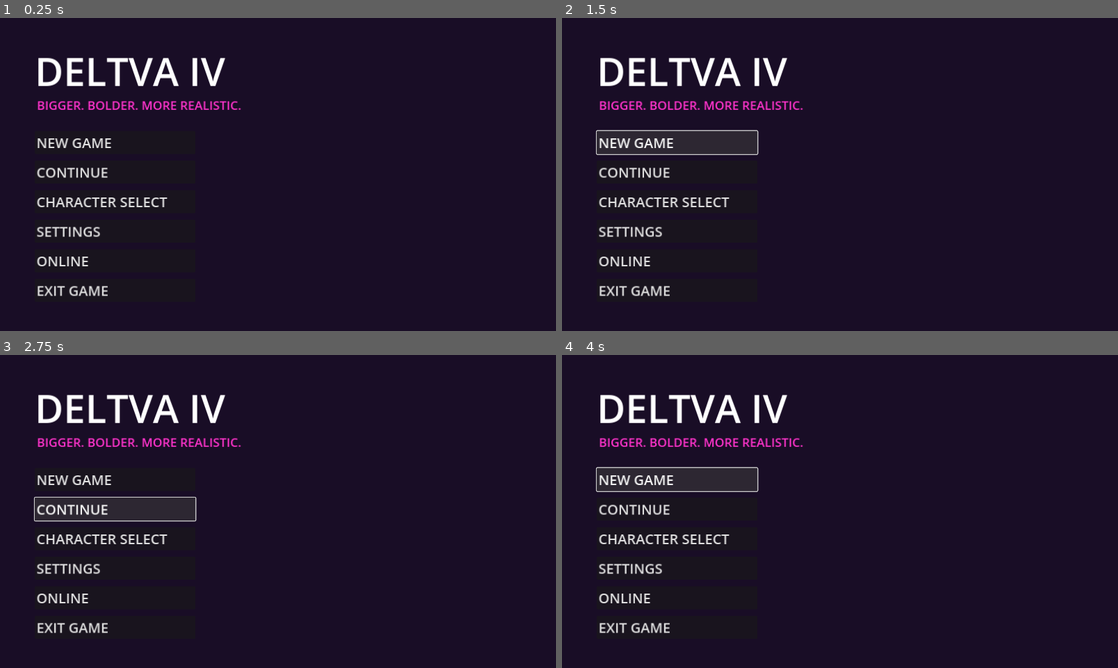
Above: before the commit, frames 1-4 (two rows, left to right).
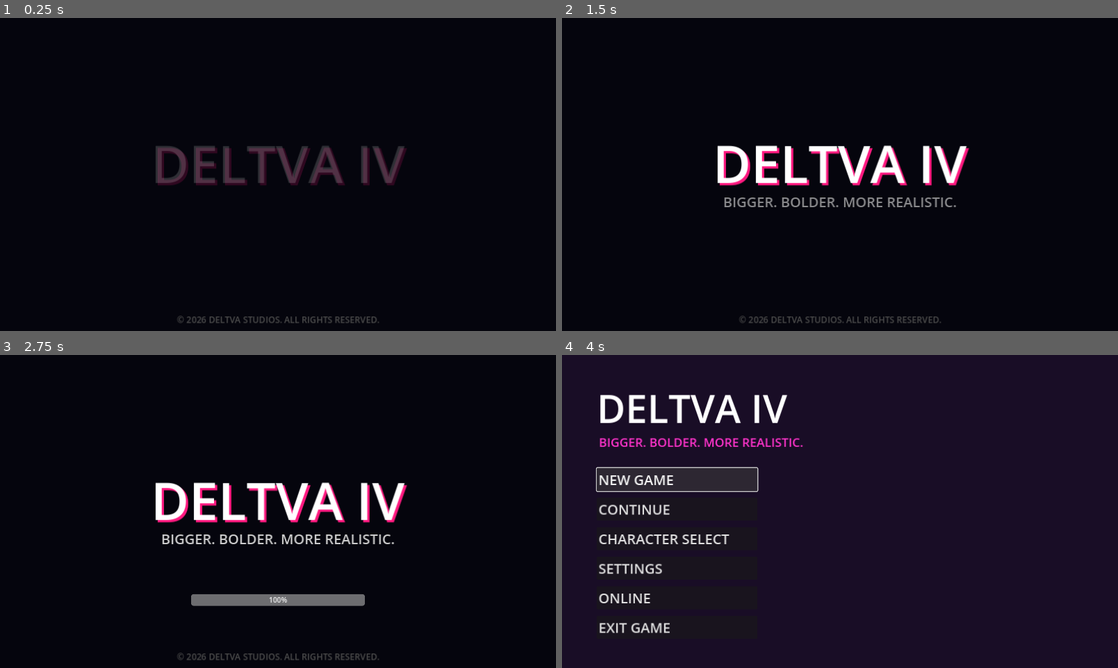
Above: after the commit, the same moments.

Repository: AniblimaxDeveloper/geta-iv-sivis
Game: Godot game, scene res://Splash.tscn
Same seed, same stepped clock (60 frames per second), same inputs: the game is played once before the commit and once after it. Before the commit the project starts from res://Menu.tscn.
Inputs (mouse positions are in pixels of both pictures, inside the frame that each line leads up to):
- Up to frame 1 (0.25 s): no input
- Up to frame 2 (1.5 s): click (678, 143) at 0.5 s, where only the run before the commit has a clickable "NEW GAME"; click (678, 143) at 1.25 s, where only the run before the commit has a clickable "NEW GAME"
- Up to frame 3 (2.75 s): click (116, 508) at 2 s, where only the run before the commit has a clickable "CONTINUE"
- Up to frame 4 (4 s): click (678, 508) at 2.75 s, where only the run before the commit has a clickable "CONTINUE"; click "NEW GAME" at 3.5 s

The runs differ from the first frame. In frame 1, 88% of the frame differs, in the area x 0-100%, y 0-100%; in frame 2, 90%; in frame 3, 90%; in frame 4, nothing differs.

Commit message:
feat: Phase 22 - GTA VI Cinematic Splash Screen and Home Profile UI

Diff:
--- /dev/null
+++ b/Splash.gd
@@ -0,0 +1,29 @@
+extends Control
+
+@onready var logo = $LogoLabel
+@onready var subtitle = $SubtitleLabel
+@onready var loading_bar = $LoadingBar
+
+func _ready():
+    # Mulai dengan transparan (tidak terlihat)
+    logo.modulate.a = 0.0
+    subtitle.modulate.a = 0.0
+    loading_bar.modulate.a = 0.0
+
+    # Animasi Fade In
+    var tween = create_tween()
+    tween.tween_property(logo, "modulate:a", 1.0, 1.5)
+    tween.parallel().tween_property(subtitle, "modulate:a", 1.0, 1.5).set_delay(0.5)
+    tween.tween_property(loading_bar, "modulate:a", 1.0, 0.5)
+
+    # Simulasi Loading
+    await get_tree().create_timer(1.0).timeout
+    loading_bar.value = 30
+    await get_tree().create_timer(0.8).timeout
+    loading_bar.value = 70
+    await get_tree().create_timer(0.8).timeout
+    loading_bar.value = 100
+    await get_tree().create_timer(0.8).timeout
+
+    # Pindah ke Menu
+    get_tree().change_scene_to_file("res://Menu.tscn")
--- /dev/null
+++ b/Splash.tscn
@@ -0,0 +1,61 @@
+[gd_scene load_steps=2 format=3]
+
+[ext_resource type="Script" path="res://Splash.gd" id="1_splash"]
+
+[node name="Splash" type="Control"]
+layout_mode = 3
+anchors_preset = 15
+anchor_right = 1.0
+anchor_bottom = 1.0
+script = ExtResource("1_splash")
+
+[node name="Bg" type="ColorRect" parent="."]
+layout_mode = 1
+anchors_preset = 15
+anchor_right = 1.0
+anchor_bottom = 1.0
+color = Color(0.02, 0.02, 0.05, 1)
+
+[node name="LogoLabel" type="Label" parent="."]
+layout_mode = 0
+offset_left = 0.0
+offset_top = 250.0
+offset_right = 1280.0
+offset_bottom = 400.0
+theme_override_colors/font_color = Color(1, 1, 1, 1)
+theme_override_colors/font_shadow_color = Color(1, 0.1, 0.5, 1)
+theme_override_constants/shadow_offset_x = 5
+theme_override_constants/shadow_offset_y = 5
+theme_override_font_sizes/font_size = 120
+text = "DELTVA IV"
+horizontal_alignment = 1
+
+[node name="SubtitleLabel" type="Label" parent="."]
+layout_mode = 0
+offset_left = 0.0
+offset_top = 400.0
+offset_right = 1280.0
+offset_bottom = 450.0
+theme_override_colors/font_color = Color(0.8, 0.8, 0.8, 1)
+theme_override_font_sizes/font_size = 32
+text = "BIGGER. BOLDER. MORE REALISTIC."
+horizontal_alignment = 1
+
+[node name="LoadingBar" type="ProgressBar" parent="."]
+layout_mode = 0
+offset_left = 440.0
+offset_top = 550.0
+offset_right = 840.0
+offset_bottom = 570.0
+value = 0.0
+
+[node name="Copyright" type="Label" parent="."]
+layout_mode = 0
+offset_left = 0.0
+offset_top = 680.0
+offset_right = 1280.0
+offset_bottom = 710.0
+theme_override_colors/font_color = Color(0.3, 0.3, 0.3, 1)
+theme_override_font_sizes/font_size = 20
+text = "© 2026 DELTVA STUDIOS. ALL RIGHTS RESERVED."
+horizontal_alignment = 1
--- a/project.godot
+++ b/project.godot
@@ -2,11 +2,11 @@
 
 [application]
 config/name="DELTVA IV"
-run/main_scene="res://Menu.tscn"
+run/main_scene="res://Splash.tscn"
 config/features=PackedStringArray("4.3", "Mobile")
 config/icon="res://icon.png"
 boot_splash/show_image=false
-boot_splash/bg_color=Color(0.05, 0.05, 0.1, 1)
+boot_splash/bg_color=Color(0, 0, 0, 1)
 
 [autoload]
 Global="*res://Global.gd"
@@ -23,5 +23,5 @@
 [rendering]
 renderer/rendering_method="mobile"
 renderer/rendering_method.mobile="mobile"
-environment/defaults/default_clear_color=Color(0.1, 0.05, 0.15, 1)
+environment/defaults/default_clear_color=Color(0, 0, 0, 1)
 textures/vram_compression/import_etc2_astc=true
